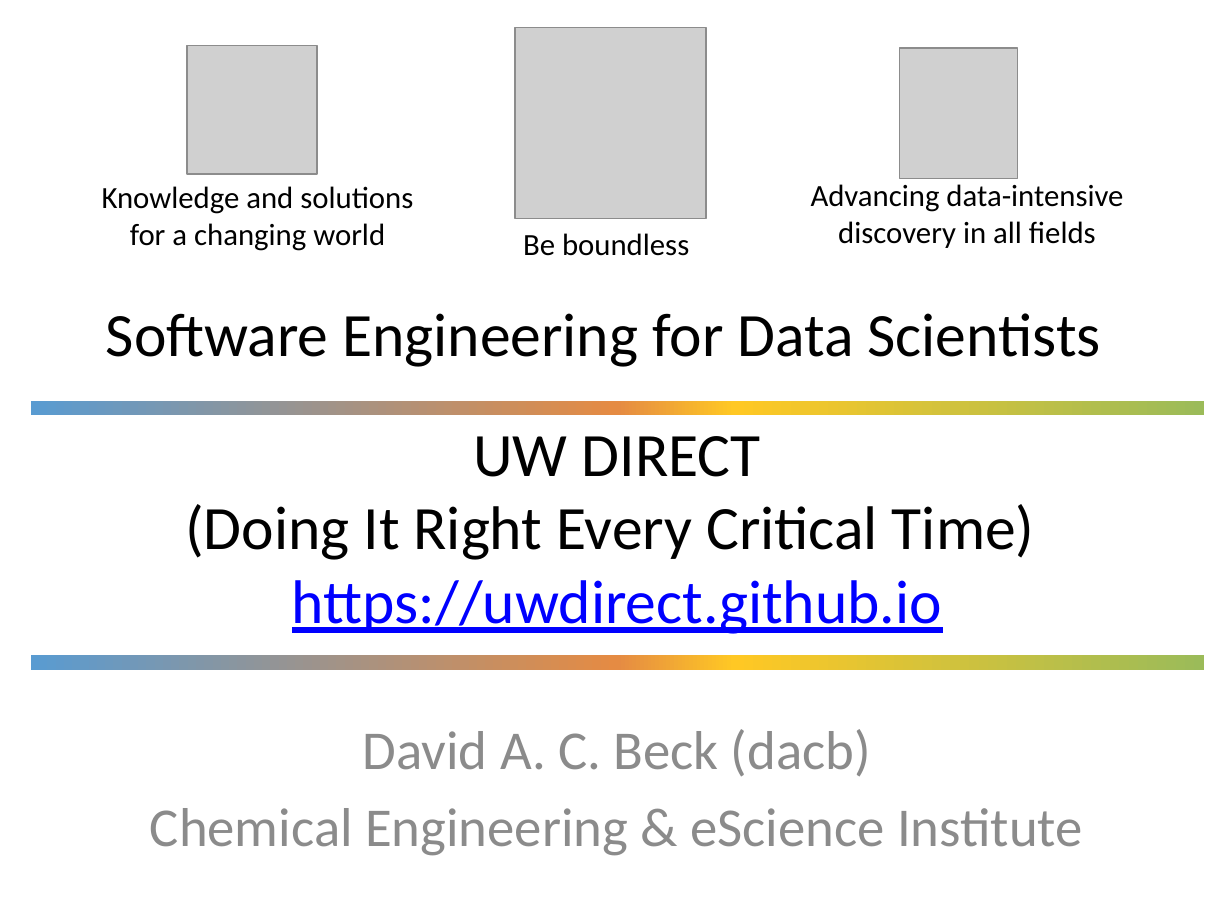
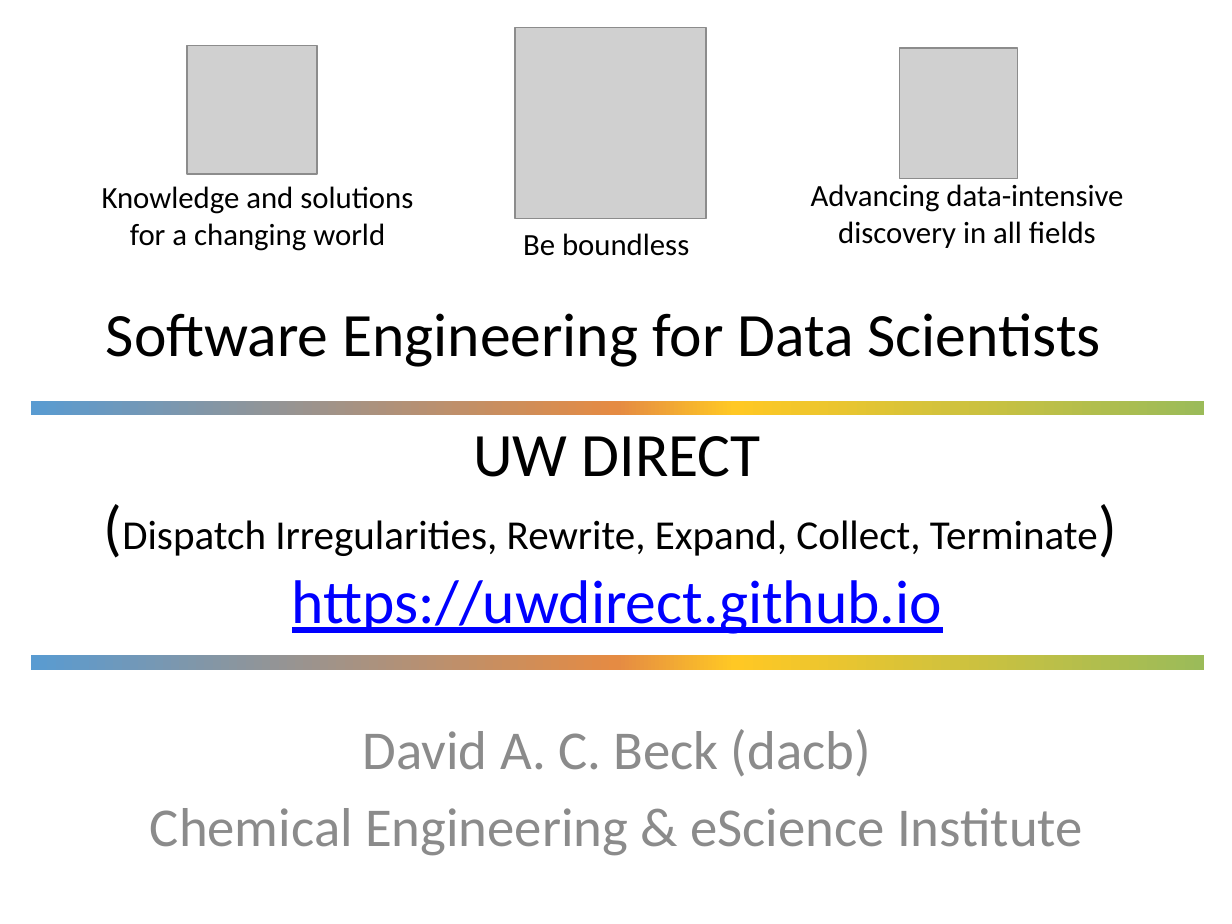
Before and after one commit to UWDIRECT/UWDIRECT.github.io, a slide deck: slide 1 of SEDS_content/05.Procedural_Python.part2.pptx. Drawn at 1232x924 pixels with LibreOffice and Linux fonts; fonts in the diff are those of the drawing; grey boxes stand for pictures; background and template pictures are left out. Boxes give left, top, right and bottom in pixels: in the first picture for what was removed or moved away, otherwise in the second. Text is boxed around its words. In the diff, an @@ line names an element or a change of style, - is before the commit and + after.

Commit message:
updated for lecture

```diff
--- a/SEDS_content/05.Procedural_Python.part2.pptx
+++ b/SEDS_content/05.Procedural_Python.part2.pptx
@@ text at <box>122,520,1098,556</box>: text changed; size 36 to 24 pt @@
-(Doing It Right Every Critical Time)
+(Dispatch Irregularities, Rewrite, Expand, Collect, Terminate)
```
Also in this commit, not shown: 1 other slide changed, 2 other files.
